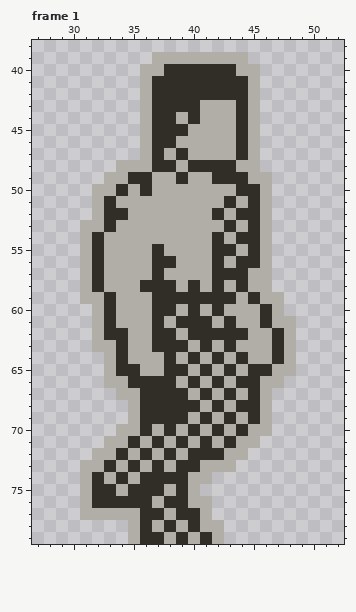
Edited in one commit: pixel-art file (support/Seraphina-walk.aseprite). That is the earlier state.
80x80 pixels, 6 frames. Shown: frame 1: x 27..52, y 38..79. The commit also changed other frames, which this record leaves out.
After the commit:
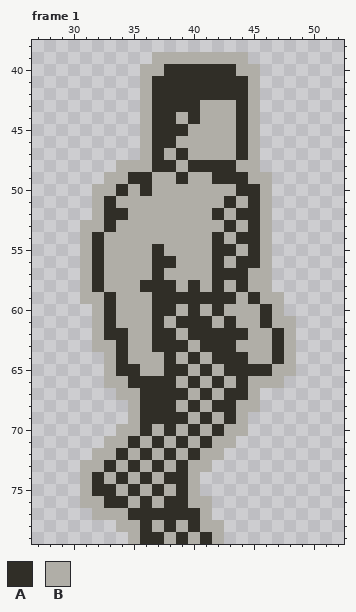
Palette (. is transparent): A #302e27  B #b0aea7
From old to new:
{"where": "frame 1, layer \"B&W\""}
{"frame":1,"y":63,"x":42,"old":"B","new":"A"}
{"frame":1,"y":64,"x":43,"old":"B","new":"A"}
{"frame":1,"y":65,"x":44,"old":"B","new":"A"}
{"frame":1,"y":66,"x":45,"old":"A","new":"B"}
{"frame":1,"y":67,"x":44,"old":"BAB","new":"AB."}
{"frame":1,"y":68,"x":39,"old":"A","new":"B"}
{"frame":1,"y":68,"x":43,"old":"BAAB","new":"ABB."}
{"frame":1,"y":69,"x":45,"old":"AB","new":".."}
{"frame":1,"y":70,"x":44,"old":"ABB","new":"B.."}
{"frame":1,"y":71,"x":43,"old":"ABB","new":"B.."}
{"frame":1,"y":72,"x":41,"old":"AABB","new":"BB.."}
{"frame":1,"y":73,"x":40,"old":"A","new":"B"}
{"frame":1,"y":73,"x":42,"old":"BB","new":".."}
{"frame":1,"y":74,"x":37,"old":"A","new":"B"}
{"frame":1,"y":74,"x":41,"old":"B","new":"."}
{"frame":1,"y":75,"x":36,"old":"A","new":"B"}
{"frame":1,"y":76,"x":32,"old":"A","new":"B"}
{"frame":1,"y":76,"x":35,"old":"A","new":"B"}
{"frame":1,"y":77,"x":31,"old":"B","new":"."}
{"frame":1,"y":77,"x":35,"old":"B","new":"A"}
{"frame":1,"y":77,"x":38,"old":"B","new":"A"}
{"frame":1,"y":78,"x":34,"old":".","new":"B"}
{"label":"changed","picture_box":[80,340,272,532]}
